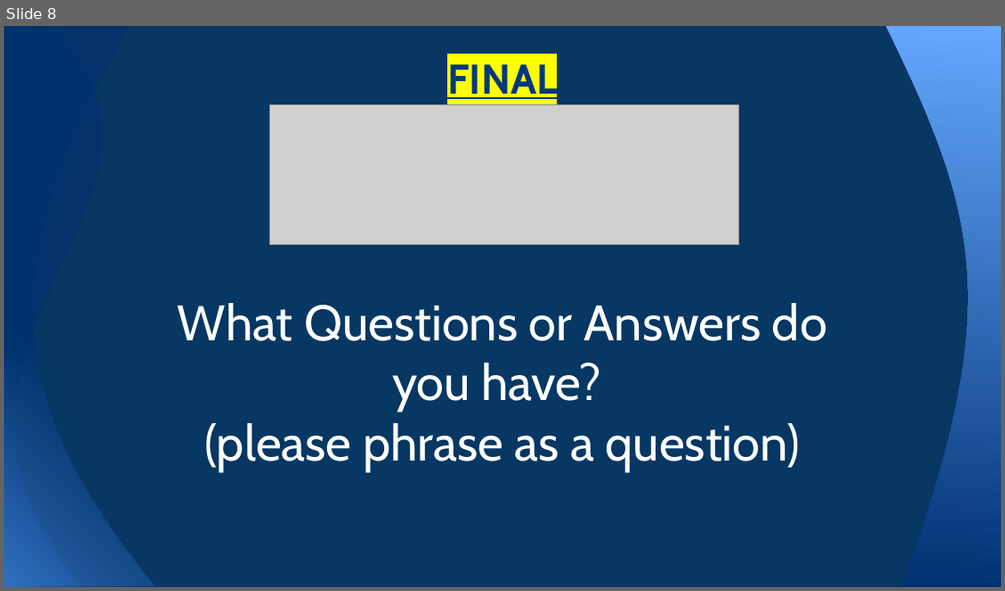
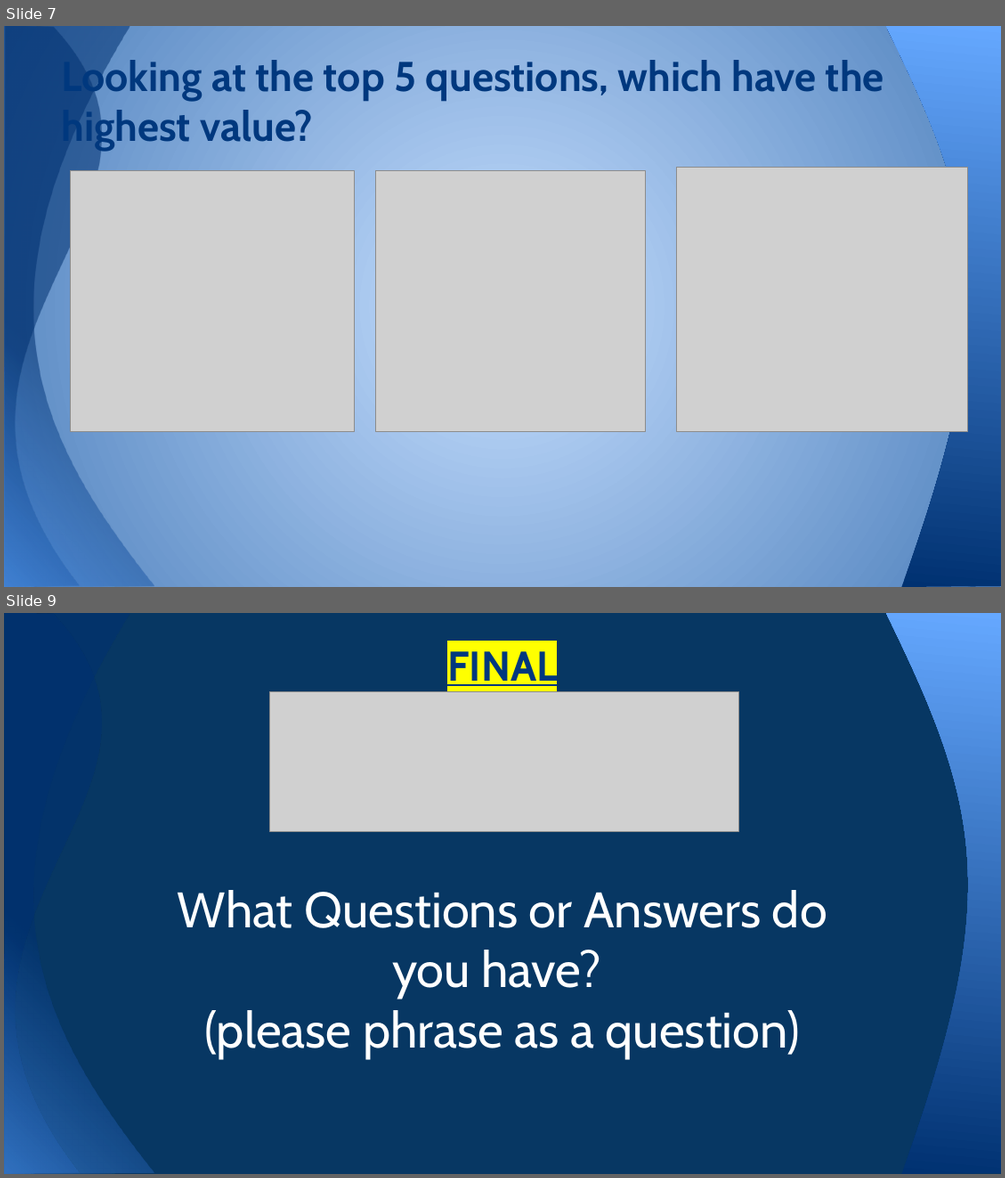
Before and after one commit to jlschmitz81/Project_One_Team_13, a slide deck: Jeopardy Powerpoint_Team13_Project1.pptx. Shown one above the other, each under a label of ours: slide 8 before the commit, slides 7 and 9 after it; the slides between them are not shown. The pictures are 1005x591 and 1005x1178 pixels, drawn with LibreOffice and Linux fonts; fonts in the diff are those of the drawing; grey boxes stand for pictures. Boxes give left, top, right and bottom in pixels: in the first picture for what was removed or moved away, otherwise in the second. Text is boxed around its words. In the diff, an @@ line names an element or a change of style, - is before the commit and + after.

```diff
--- a/Jeopardy Powerpoint_Team13_Project1.pptx
+++ b/Jeopardy Powerpoint_Team13_Project1.pptx
@@ slide 7 added at box(4, 26, 1001, 587), background gradient #C6DFFF to #4F81BD; not listed: 3 template elements that a slide beside it also shows @@
@@ title added at box(61, 55, 884, 151), 40 pt, text #00387E, bold @@
+Looking at the top 5 questions, which have the highest value?
@@ picture added at box(71, 170, 355, 431) @@
@@ picture added at box(376, 170, 647, 431) @@
@@ picture added at box(676, 168, 968, 431) @@
@@ what was slide 8 is now slide 9 @@
```
Also in this commit, not shown: 2 other slides added, 2 slides removed, 10 other files.
